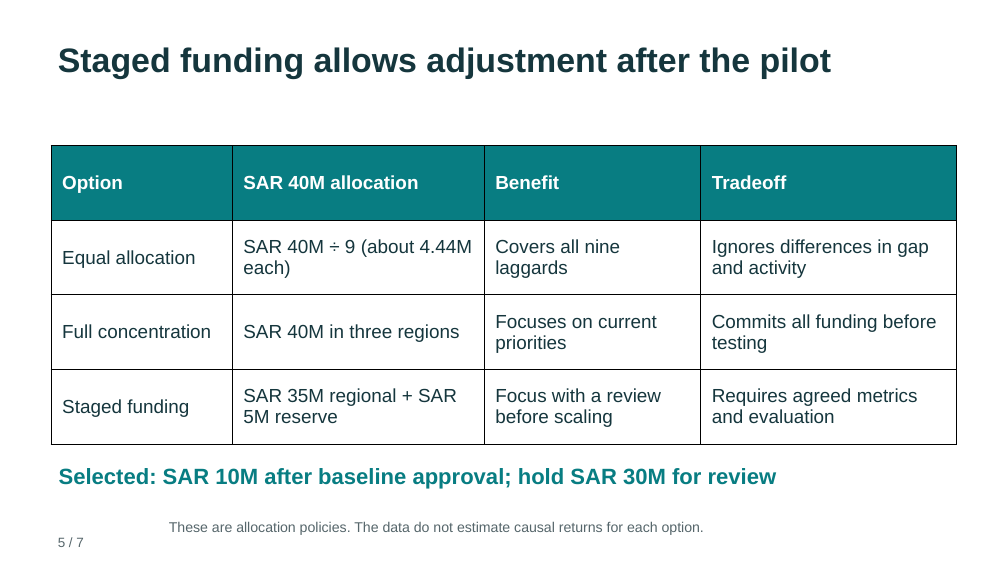
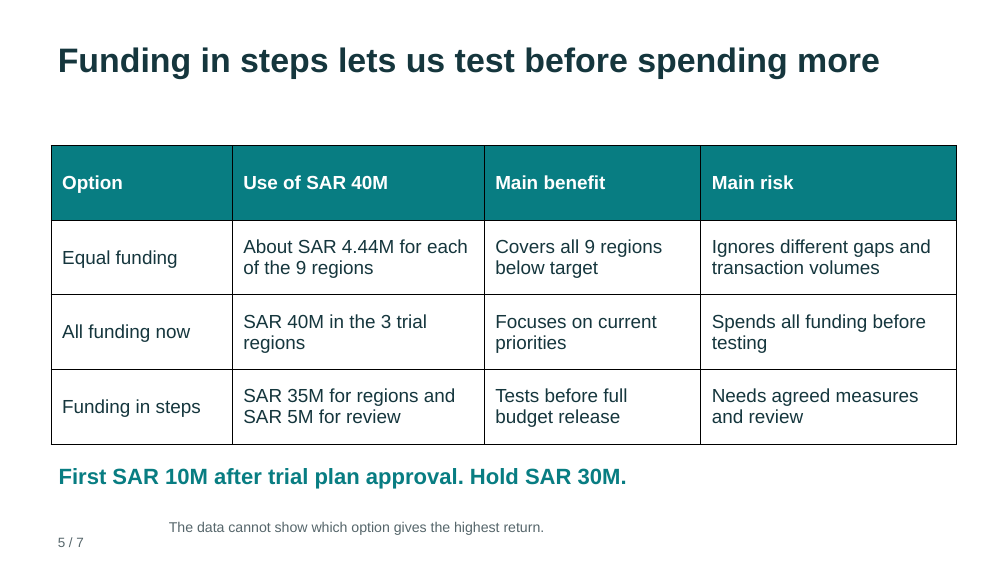
Before and after one commit to c3bod/sdaia-storytelling-tayseer-capstone, a slide deck: slide 5 of deliverables/Tayseer_Executive_Story_Final.pptx. Drawn at 1008x567 pixels with LibreOffice and Linux fonts; fonts in the diff are those of the drawing. Boxes give left, top, right and bottom in pixels: in the first picture for what was removed or moved away, otherwise in the second. Text is boxed around its words. In the diff, an @@ line names an element or a change of style, - is before the commit and + after.

```diff
--- a/deliverables/Tayseer_Executive_Story_Final.pptx
+++ b/deliverables/Tayseer_Executive_Story_Final.pptx
@@ text at bbox=[58, 47, 880, 79]: text changed @@
-Staged funding allows adjustment after the pilot
+Funding in steps lets us test before spending more
@@ table at bbox=[51, 146, 957, 445] @@
-row 1: Option | SAR 40M allocation | Benefit | Tradeoff
+row 1: Option | Use of SAR 40M | Main benefit | Main risk
-row 2: Equal allocation | SAR 40M ÷ 9 (about 4.44M each) | Covers all nine laggards | Ignores differences in gap and activity
+row 2: Equal funding | About SAR 4.44M for each of the 9 regions | Covers all 9 regions below target | Ignores different gaps and transaction volumes
-row 3: Full concentration | SAR 40M in three regions | Focuses on current priorities | Commits all funding before testing
+row 3: All funding now | SAR 40M in the 3 trial regions | Focuses on current priorities | Spends all funding before testing
-row 4: Staged funding | SAR 35M regional + SAR 5M reserve | Focus with a review before scaling | Requires agreed metrics and evaluation
+row 4: Funding in steps | SAR 35M for regions and SAR 5M for review | Tests before full budget release | Needs agreed measures and review
@@ text at bbox=[59, 468, 627, 489]: text changed @@
-Selected: SAR 10M after baseline approval; hold SAR 30M for review
+First SAR 10M after trial plan approval. Hold SAR 30M.
@@ text at bbox=[169, 521, 545, 535]: text changed @@
-These are allocation policies. The data do not estimate causal returns for each option.
+The data cannot show which option gives the highest return.
```
Also in this commit, not shown: 6 other slides changed, 2 other files.
